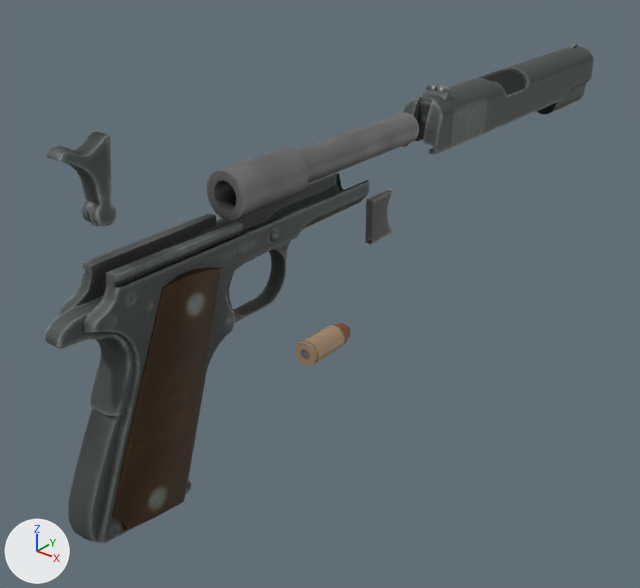
What one commit did to the glTF model hd/models/pistol.glb.
Before and after are seen from a 50 mm camera at (0.214, -0.213, 0.125) aimed at (-0.016, 0.074, -0.052). The lights are fixed; the arrows at lower left show +X, +Y and +Z. The older version comes first. Vertices at exactly the same position are counted once.

The scene before the commit, as lines of its bpy script (objects in view):
```python
me_pcylinder5_lambert1_0 = bpy.data.meshes.new('pCylinder5_lambert1_0')
me_pcylinder5_lambert1_0.from_pydata(...)  # 2147 vertices, 3857 faces; spans x -0.014..0.014, y -0.079..0.295, z -0.089..0.054
me_pcylinder5_lambert1_0.materials.append(mat_lambert1)  # picture img_lambert1_basecolor
ob_object_7 = bpy.data.objects.new('Object_7', me_pcylinder5_lambert1_0)
ob_object_7.location = (0.0, 0.0, 0.0)
```
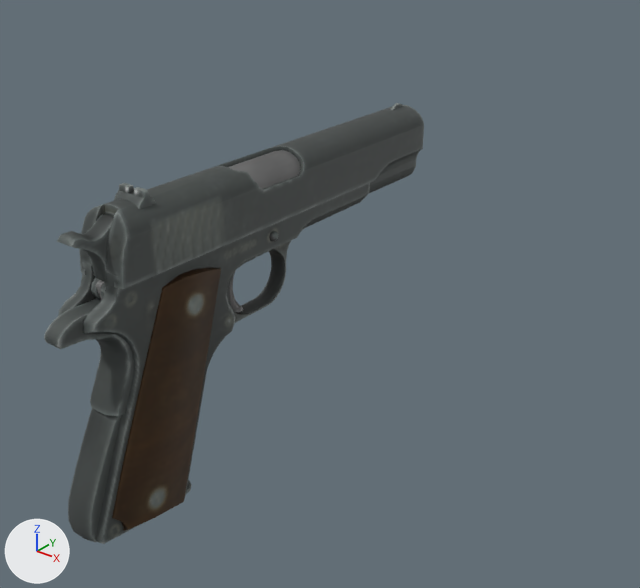
The newer file is also rescaled (x1.944), turned or shifted as a whole; pictures and numbers use the older file's frame.

The change, as a diff of the scene's bpy script:
```diff
--- a/hd/models/pistol.glb.py
+++ b/hd/models/pistol.glb.py
@@ me_pcylinder5_lambert1_0 @@
 # used by ob_object_7; location = (0.0, 0.0, 0.0)
-me_pcylinder5_lambert1_0.from_pydata(...)  # 2147 vertices, 3857 faces; spans x -0.014..0.014, y -0.079..0.295, z -0.089..0.054
+me_pcylinder5_lambert1_0.from_pydata(...)  # 2147 vertices, 3857 faces; spans x -0.014..0.014, y -0.079..0.115, z -0.089..0.034
+# me_pcylinder5_lambert1_0 part 1: the loose piece of 96 vertices spanning x -0.002..0.005, y -0.069..-0.051, z 0.026..0.054 is moved by (0.0, 0.0, -0.026)
+# me_pcylinder5_lambert1_0 part 2: the loose piece of 59 vertices spanning x 0.0..0.003, y 0.088..0.106, z -0.027..-0.007 is moved by (0.0, -0.101, 0.0)
+# me_pcylinder5_lambert1_0 part 3: the loose piece of 242 vertices spanning x -0.004..0.007, y 0.043..0.073, z -0.07..-0.059 is moved by (0.0, -0.076, 0.073)
+# me_pcylinder5_lambert1_0 part 4: the loose piece of 302 vertices spanning x -0.009..0.012, y 0.123..0.293, z -0.002..0.03 is moved by (0.0, -0.181, 0.0)
+# me_pcylinder5_lambert1_0 part 5: the loose piece of 16 vertices spanning x 0.001..0.002, y 0.283..0.292, z 0.03..0.032 is moved by (0.0, -0.181, 0.0)
+# me_pcylinder5_lambert1_0 part 6: the loose piece of 12 vertices spanning x 0.0..0.002, y -0.059..-0.051, z 0.026..0.033 is moved by (0.0, 0.0, -0.026)
+# me_pcylinder5_lambert1_0 part 7: the loose piece of 80 vertices spanning x -0.005..0.007, y 0.136..0.143, z 0.028..0.034 is moved by (0.0, -0.181, 0.0)
+# other edits to the shape of me_pcylinder5_lambert1_0 do not show in these pictures
 me_pcylinder5_lambert1_0.materials.append(mat_lambert1)
```

Location of each change, (x1, y1, x2, y2) in pixels of the pictures (640 x 588 px; the box of a moved part takes in the faces that stretch with it):
'Object_7', reshaped (31% narrower, 12% shorter)
    before: (44, 44, 594, 544)
    after: (44, 103, 424, 544)
part 1 of me_pcylinder5_lambert1_0, moved or reshaped
    before: (45, 132, 117, 227)
    after: (57, 214, 114, 299)
part 2 of me_pcylinder5_lambert1_0, moved or reshaped
    before: (365, 190, 393, 244)
    after: (229, 270, 243, 313)
part 3 of me_pcylinder5_lambert1_0, moved or reshaped (not visible afterwards)
    before: (295, 323, 350, 366)
part 4 of me_pcylinder5_lambert1_0, moved or reshaped
    before: (401, 46, 594, 154)
    after: (79, 105, 424, 289)
part 5 of me_pcylinder5_lambert1_0, moved or reshaped
    before: (570, 44, 578, 48)
    after: (390, 103, 403, 110)
part 6 of me_pcylinder5_lambert1_0, moved or reshaped
    before: (86, 201, 99, 227)
    after: (96, 280, 104, 300)
part 7 of me_pcylinder5_lambert1_0, moved or reshaped
    before: (423, 84, 453, 100)
    after: (114, 183, 156, 209)
